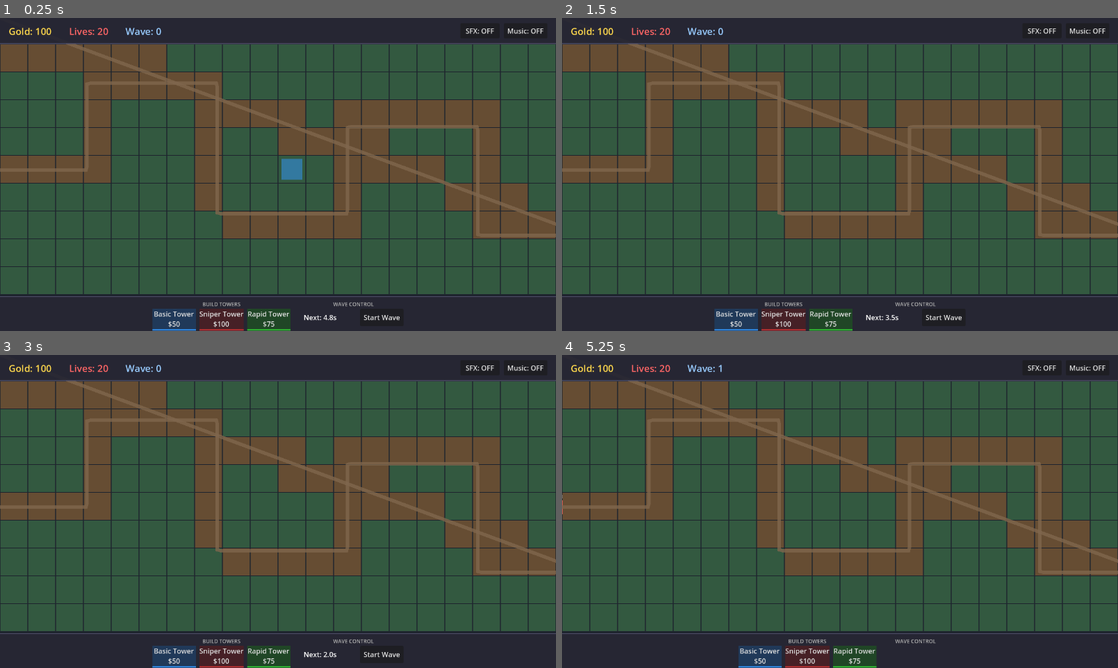
Above: before the commit, frames 1-4 (two rows, left to right).
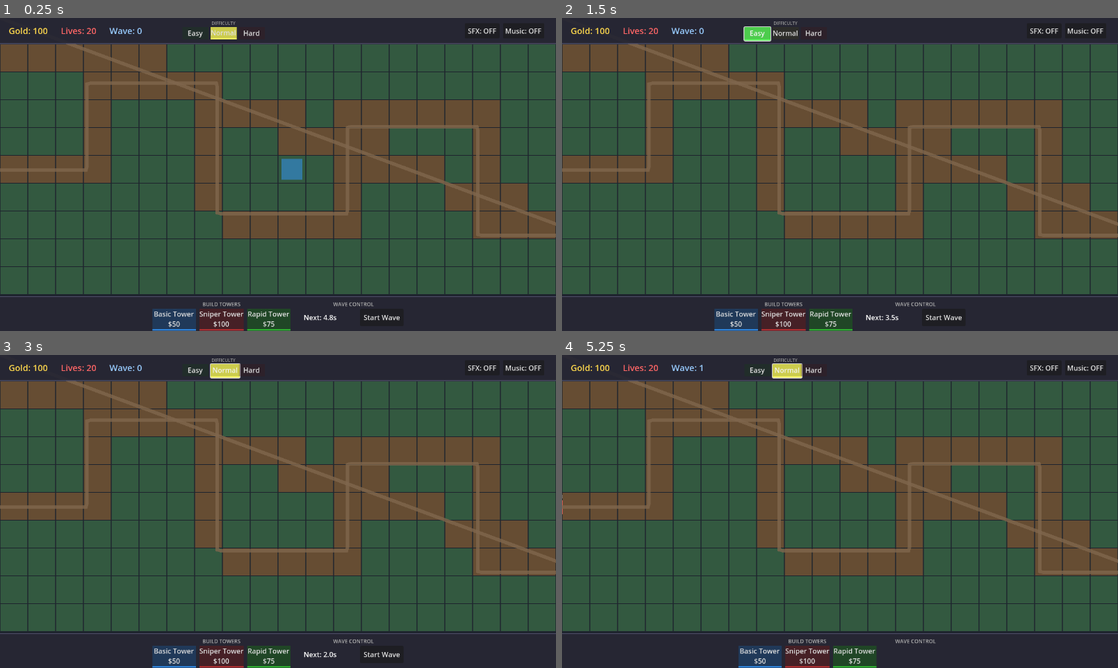
Above: after the commit, the same moments.

Repository: chjkh8113/tower-defense-godot
Game: Godot game, scene res://scenes/main.tscn
The game is run twice, just before and just after one commit, with the same random seed, the same clock (stepped at 60 frames per second) and the same inputs.
Inputs (mouse positions are in pixels of both pictures, inside the frame that each line leads up to):
- Up to frame 1 (0.25 s): no input
- Up to frame 2 (1.5 s): click (812, 33) at 0.5 s, where only the run after the commit has a clickable "Hard"; click (756, 33) at 1.25 s, where only the run after the commit has a clickable "Easy"
- Up to frame 3 (3 s): click (194, 370) at 2 s, where only the run after the commit has a clickable "Easy"; click (222, 370) at 2.75 s, where only the run after the commit has a clickable "Normal"
- Up to frame 4 (5.25 s): click (789, 370) at 3.5 s, where only the run after the commit has a clickable "Normal"; click (789, 370) at 4.25 s, where only the run after the commit has a clickable "Normal"; click "Start Wave" at 5 s

The runs differ from the first frame. In frame 1, 0.8% of the frame differs, in the area x 1-98%, y 1-7%; in frame 2, 0.8%; in frame 3, 0.8%, in the area x 1-98%, y 1-8%; in frame 4, 0.8%.

Commit message:
Add difficulty levels (Easy/Normal/Hard) with header selector
Difficulty affects:
- Gold earned: Easy 1.5x, Normal 1.0x, Hard 0.6x
- Damage to enemies: Easy 1.5x, Normal 1.0x, Hard 0.6x
- Enemy speed: unchanged (as requested)

UI:
- Color-coded difficulty buttons in header (green/yellow/red)
- Selected difficulty is highlighted
- Can change difficulty anytime during gameplay

🤖 Generated with [Claude Code](https://claude.com/claude-code)

Co-Authored-By: Claude Opus 4.5 <noreply@anthropic.com>

Diff:
--- a/scripts/enemy.gd
+++ b/scripts/enemy.gd
@@ -14,15 +14,17 @@
 var enemy_color: Color
 var wave_number: int = 1
 var audio_manager: Node
+var game_manager: Node = null
 var is_boss: bool = false
 var damage_reduction: float = 0.0
 
 @onready var body: ColorRect = $Sprite2D/Body
 @onready var health_bar: ProgressBar = $HealthBar
 
-func setup(type: String, wave: int = 1) -> void:
+func setup(type: String, wave: int = 1, manager: Node = null) -> void:
 	enemy_type = type
 	wave_number = wave
+	game_manager = manager
 
 	var config = preload("res://scripts/game_config.gd")
 	var enemy_config = config.ENEMY_CONFIGS[type]
@@ -54,6 +56,8 @@
 
 func _ready() -> void:
 	audio_manager = get_node("/root/Main/AudioManager")
+	if not game_manager:
+		game_manager = get_node("/root/Main/GameManager")
 
 	if body:
 		body.color = enemy_color
@@ -71,7 +75,12 @@
 		queue_free()
 
 func take_damage(amount: int) -> void:
-	var actual_damage = int(amount * (1.0 - damage_reduction))
+	# Apply difficulty damage multiplier (higher = more damage to enemies)
+	var difficulty_multiplier = 1.0
+	if game_manager and game_manager.has_method("get_damage_multiplier"):
+		difficulty_multiplier = game_manager.get_damage_multiplier()
+
+	var actual_damage = int(amount * difficulty_multiplier * (1.0 - damage_reduction))
 	if actual_damage < 1:
 		actual_damage = 1
 
--- a/scripts/game_config.gd
+++ b/scripts/game_config.gd
@@ -88,3 +88,26 @@
 # Wave settings
 const WAVE_DELAY := 5.0
 const SPAWN_INTERVAL := 0.8
+
+# Difficulty settings
+const DIFFICULTY_CONFIGS := {
+	"easy": {
+		"name": "Easy",
+		"gold_multiplier": 1.5,
+		"damage_multiplier": 1.5,
+		"color": Color(0.3, 0.8, 0.3)
+	},
+	"normal": {
+		"name": "Normal",
+		"gold_multiplier": 1.0,
+		"damage_multiplier": 1.0,
+		"color": Color(0.8, 0.8, 0.3)
+	},
+	"hard": {
+		"name": "Hard",
+		"gold_multiplier": 0.6,
+		"damage_multiplier": 0.6,
+		"color": Color(0.8, 0.3, 0.3)
+	}
+}
+const DEFAULT_DIFFICULTY := "normal"
--- a/scripts/game_manager.gd
+++ b/scripts/game_manager.gd
@@ -6,15 +6,19 @@
 signal lives_changed(new_amount: int)
 signal wave_started(wave_number: int)
 signal game_over(won: bool)
+signal difficulty_changed(difficulty: String)
 
 @onready var enemy_container: Node2D = $EnemyContainer
 @onready var tower_container: Node2D = $TowerContainer
 @onready var projectile_container: Node2D = $ProjectileContainer
 
+var config = preload("res://scripts/game_config.gd")
+
 var gold: int = 0
 var lives: int = 0
 var current_wave: int = 0
 var is_game_over: bool = false
+var current_difficulty: String = "normal"
 
 var enemy_scene: PackedScene
 var tower_scene: PackedScene
@@ -24,10 +28,10 @@
 	enemy_scene = preload("res://scenes/enemy.tscn")
 	tower_scene = preload("res://scenes/tower.tscn")
 	projectile_scene = preload("res://scenes/projectile.tscn")
+	current_difficulty = config.DEFAULT_DIFFICULTY
 	start_game()
 
 func start_game() -> void:
-	var config = preload("res://scripts/game_config.gd")
 	gold = config.STARTING_GOLD
 	lives = config.STARTING_LIVES
 	current_wave = 0
@@ -35,8 +39,23 @@
 	gold_changed.emit(gold)
 	lives_changed.emit(lives)
 
+func set_difficulty(difficulty: String) -> void:
+	if config.DIFFICULTY_CONFIGS.has(difficulty):
+		current_difficulty = difficulty
+		difficulty_changed.emit(difficulty)
+
+func get_difficulty_config() -> Dictionary:
+	return config.DIFFICULTY_CONFIGS[current_difficulty]
+
+func get_gold_multiplier() -> float:
+	return get_difficulty_config().gold_multiplier
+
+func get_damage_multiplier() -> float:
+	return get_difficulty_config().damage_multiplier
+
 func add_gold(amount: int) -> void:
-	gold += amount
+	var adjusted_amount = int(amount * get_gold_multiplier())
+	gold += adjusted_amount
 	gold_changed.emit(gold)
 
 func spend_gold(amount: int) -> bool:
@@ -58,14 +77,13 @@
 
 func spawn_enemy(enemy_type: String, path: Path2D, wave: int) -> Node:
 	var enemy = enemy_scene.instantiate()
-	enemy.setup(enemy_type, wave)
+	enemy.setup(enemy_type, wave, self)
 	enemy.died.connect(_on_enemy_died)
 	enemy.reached_end.connect(_on_enemy_reached_end)
 	path.add_child(enemy)
 	return enemy
 
 func spawn_tower(tower_type: String, pos: Vector2) -> bool:
-	var config = preload("res://scripts/game_config.gd")
 	var tower_config = config.TOWER_CONFIGS[tower_type]
 
 	if not spend_gold(tower_config.cost):
--- a/scripts/game_ui.gd
+++ b/scripts/game_ui.gd
@@ -30,6 +30,10 @@
 var boss_health_bar: ProgressBar
 var current_boss: Node = null
 
+# Difficulty buttons
+var difficulty_buttons: Dictionary = {}
+var difficulty_container: HBoxContainer
+
 func _ready() -> void:
 	game_manager = get_node("../GameManager")
 	wave_spawner = get_node("../WaveSpawner")
@@ -44,11 +48,14 @@
 		game_manager.gold_changed.connect(_on_gold_changed)
 		game_manager.lives_changed.connect(_on_lives_changed)
 		game_manager.game_over.connect(_on_game_over)
+		game_manager.difficulty_changed.connect(_on_difficulty_changed)
 
 	if wave_spawner:
 		wave_spawner.wave_started.connect(_on_wave_started)
 		wave_spawner.all_waves_completed.connect(_on_all_waves_completed)
 		wave_spawner.boss_spawned.connect(_on_boss_spawned)
+
+	update_difficulty_buttons(config.DEFAULT_DIFFICULTY)
 
 func create_header() -> void:
 	header_panel = Panel.new()
@@ -64,32 +71,58 @@
 	# Left side: Game stats
 	var stats_container = HBoxContainer.new()
 	stats_container.position = Vector2(20, 15)
-	stats_container.add_theme_constant_override("separation", 40)
+	stats_container.add_theme_constant_override("separation", 30)
 	header_panel.add_child(stats_container)
 
 	gold_label = Label.new()
 	gold_label.text = "Gold: %d" % config.STARTING_GOLD
-	gold_label.add_theme_font_size_override("font_size", 22)
+	gold_label.add_theme_font_size_override("font_size", 20)
 	gold_label.add_theme_color_override("font_color", Color(1.0, 0.85, 0.3))
 	stats_container.add_child(gold_label)
 
 	lives_label = Label.new()
 	lives_label.text = "Lives: %d" % config.STARTING_LIVES
-	lives_label.add_theme_font_size_override("font_size", 22)
+	lives_label.add_theme_font_size_override("font_size", 20)
 	lives_label.add_theme_color_override("font_color", Color(1.0, 0.4, 0.4))
 	stats_container.add_child(lives_label)
 
 	wave_label = Label.new()
 	wave_label.text = "Wave: 0"
-	wave_label.add_theme_font_size_override("font_size", 22)
+	wave_label.add_theme_font_size_override("font_size", 20)
 	wave_label.add_theme_color_override("font_color", Color(0.6, 0.8, 1.0))
 	stats_container.add_child(wave_label)
+
+	# Center-left: Difficulty selector
+	var diff_section = VBoxContainer.new()
+	diff_section.position = Vector2(420, 5)
+	diff_section.add_theme_constant_override("separation", 2)
+	header_panel.add_child(diff_section)
+
+	var diff_label = Label.new()
+	diff_label.text = "DIFFICULTY"
+	diff_label.add_theme_font_size_override("font_size", 10)
+	diff_label.add_theme_color_override("font_color", Color(0.6, 0.6, 0.6))
+	diff_label.horizontal_alignment = HORIZONTAL_ALIGNMENT_CENTER
+	diff_section.add_child(diff_label)
+
+	difficulty_container = HBoxContainer.new()
+	difficulty_container.add_theme_constant_override("separation", 5)
+	diff_section.add_child(difficulty_container)
+
+	for diff_key in config.DIFFICULTY_CONFIGS:
+		var diff_config = config.DIFFICULTY_CONFIGS[diff_key]
+		var btn = Button.new()
+		btn.text = diff_config.name
+		btn.custom_minimum_size = Vector2(60, 28)
+		btn.pressed.connect(_on_difficulty_button_pressed.bind(diff_key))
+		difficulty_container.add_child(btn)
+		difficulty_buttons[diff_key] = btn
 
 	# Center: Boss health bar
 	boss_container = Control.new()
 	boss_container.set_anchors_preset(Control.PRESET_CENTER_TOP)
-	boss_container.offset_left = -200
-	boss_container.offset_right = 200
+	boss_container.offset_left = -150
+	boss_container.offset_right = 150
 	boss_container.offset_top = 8
 	boss_container.offset_bottom = 52
 	boss_container.visible = false
@@ -97,16 +130,16 @@
 
 	boss_label = Label.new()
 	boss_label.text = "BOSS"
-	boss_label.add_theme_font_size_override("font_size", 14)
+	boss_label.add_theme_font_size_override("font_size", 12)
 	boss_label.add_theme_color_override("font_color", Color(1.0, 0.2, 1.0))
 	boss_label.horizontal_alignment = HORIZONTAL_ALIGNMENT_CENTER
 	boss_label.position = Vector2(0, 0)
-	boss_label.size = Vector2(400, 20)
+	boss_label.size = Vector2(300, 18)
 	boss_container.add_child(boss_label)
 
 	boss_health_bar = ProgressBar.new()
-	boss_health_bar.position = Vector2(0, 20)
-	boss_health_bar.size = Vector2(400, 24)
+	boss_health_bar.position = Vector2(0, 18)
+	boss_health_bar.size = Vector2(300, 20)
 	boss_health_bar.value = 100
 	boss_health_bar.show_percentage = false
 	var bar_style = StyleBoxFlat.new()
@@ -120,19 +153,19 @@
 	# Right side: Audio controls
 	var audio_container = HBoxContainer.new()
 	audio_container.set_anchors_preset(Control.PRESET_TOP_RIGHT)
-	audio_container.position = Vector2(-220, 12)
-	audio_container.add_theme_constant_override("separation", 10)
+	audio_container.position = Vector2(-210, 12)
+	audio_container.add_theme_constant_override("separation", 8)
 	header_panel.add_child(audio_container)
 
 	sfx_button = Button.new()
 	sfx_button.text = "SFX: OFF"
-	sfx_button.custom_minimum_size = Vector2(90, 35)
+	sfx_button.custom_minimum_size = Vector2(80, 35)
 	sfx_button.pressed.connect(_on_sfx_button_pressed)
 	audio_container.add_child(sfx_button)
 
 	music_button = Button.new()
 	music_button.text = "Music: OFF"
-	music_button.custom_minimum_size = Vector2(100, 35)
+	music_button.custom_minimum_size = Vector2(95, 35)
 	music_button.pressed.connect(_on_music_button_pressed)
 	audio_container.add_child(music_button)
 
@@ -262,6 +295,31 @@
 	restart_button.pressed.connect(_on_restart_pressed)
 	vbox.add_child(restart_button)
 
+func _on_difficulty_button_pressed(difficulty: String) -> void:
+	if game_manager:
+		game_manager.set_difficulty(difficulty)
+	update_difficulty_buttons(difficulty)
+
+func update_difficulty_buttons(selected: String) -> void:
+	for diff_key in difficulty_buttons:
+		var btn = difficulty_buttons[diff_key]
+		var diff_config = config.DIFFICULTY_CONFIGS[diff_key]
+		var style = StyleBoxFlat.new()
+
+		if diff_key == selected:
+			style.bg_color = diff_config.color
+			style.border_width_bottom = 3
+			style.border_color = diff_config.color * 1.3
+		else:
+			style.bg_color = diff_config.color * 0.3
+			style.border_width_bottom = 0
+
+		btn.add_theme_stylebox_override("normal", style)
+		btn.add_theme_stylebox_override("hover", style)
+
+func _on_difficulty_changed(difficulty: String) -> void:
+	update_difficulty_buttons(difficulty)
+
 func _on_boss_spawned(boss: Node) -> void:
 	current_boss = boss
 	boss_container.visible = true
